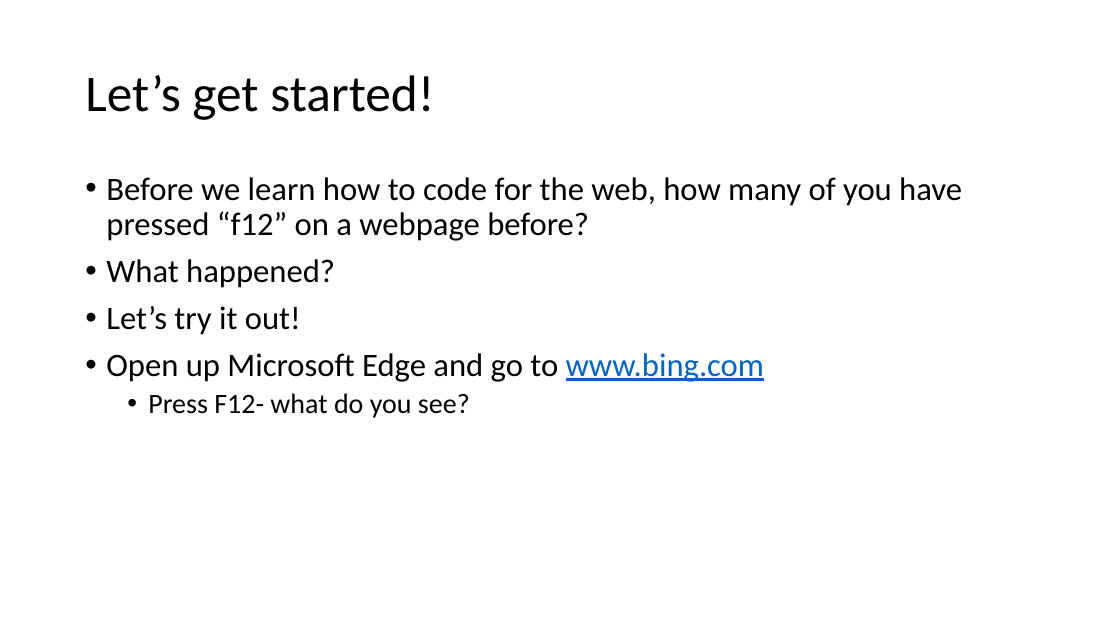
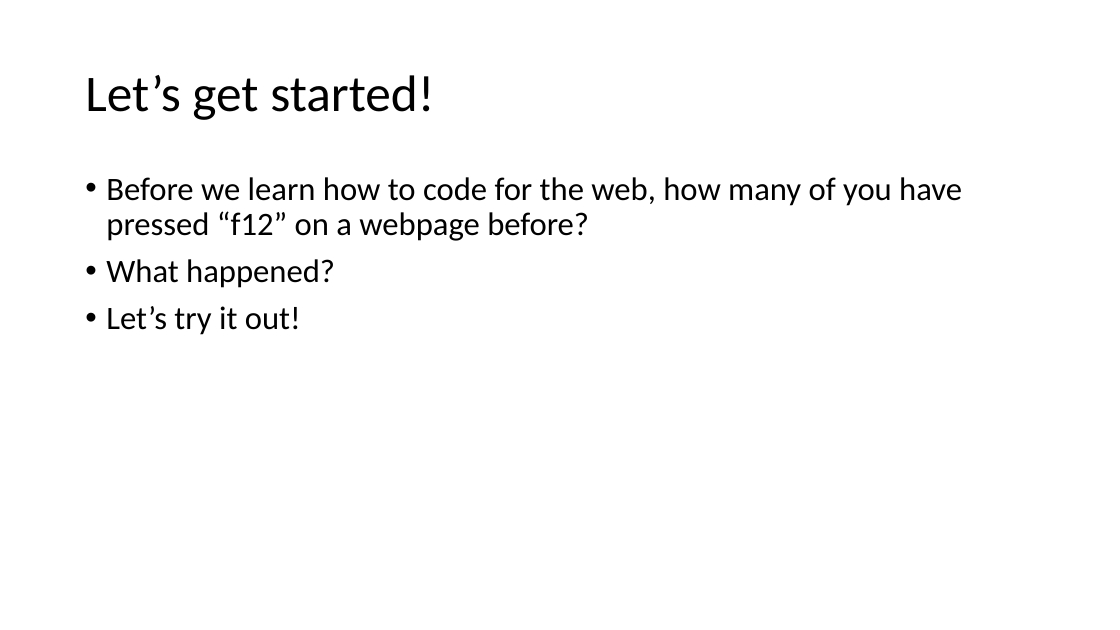
Before and after one commit to sarahdonofrio/digigirlz, a slide deck: slide 9 of magic-eight-ball/ReactPresentation.pptx (slide 7 before the commit). Drawn at 1120x630 pixels with LibreOffice and Linux fonts; fonts in the diff are those of the drawing. Boxes give left, top, right and bottom in pixels: in the first picture for what was removed or moved away, otherwise in the second. Text is boxed around its words. In the diff, an @@ line names an element or a change of style, - is before the commit and + after.

```diff
--- a/magic-eight-ball/ReactPresentation.pptx
+++ b/magic-eight-ball/ReactPresentation.pptx
@@ text at (x1=106, y1=353, x2=764, y2=418): paragraphs removed @@
-• Open up Microsoft Edge and go to www.bing.com
-  • Press F12- what do you see?
```
Also in this commit, not shown: 3 other slides changed, 1 slide added, 2 other files.
